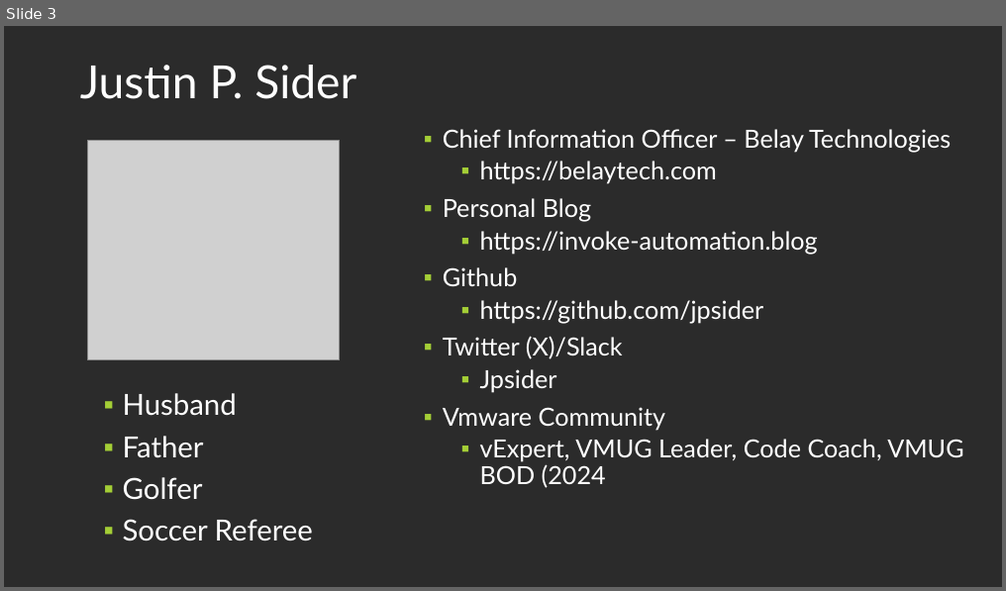
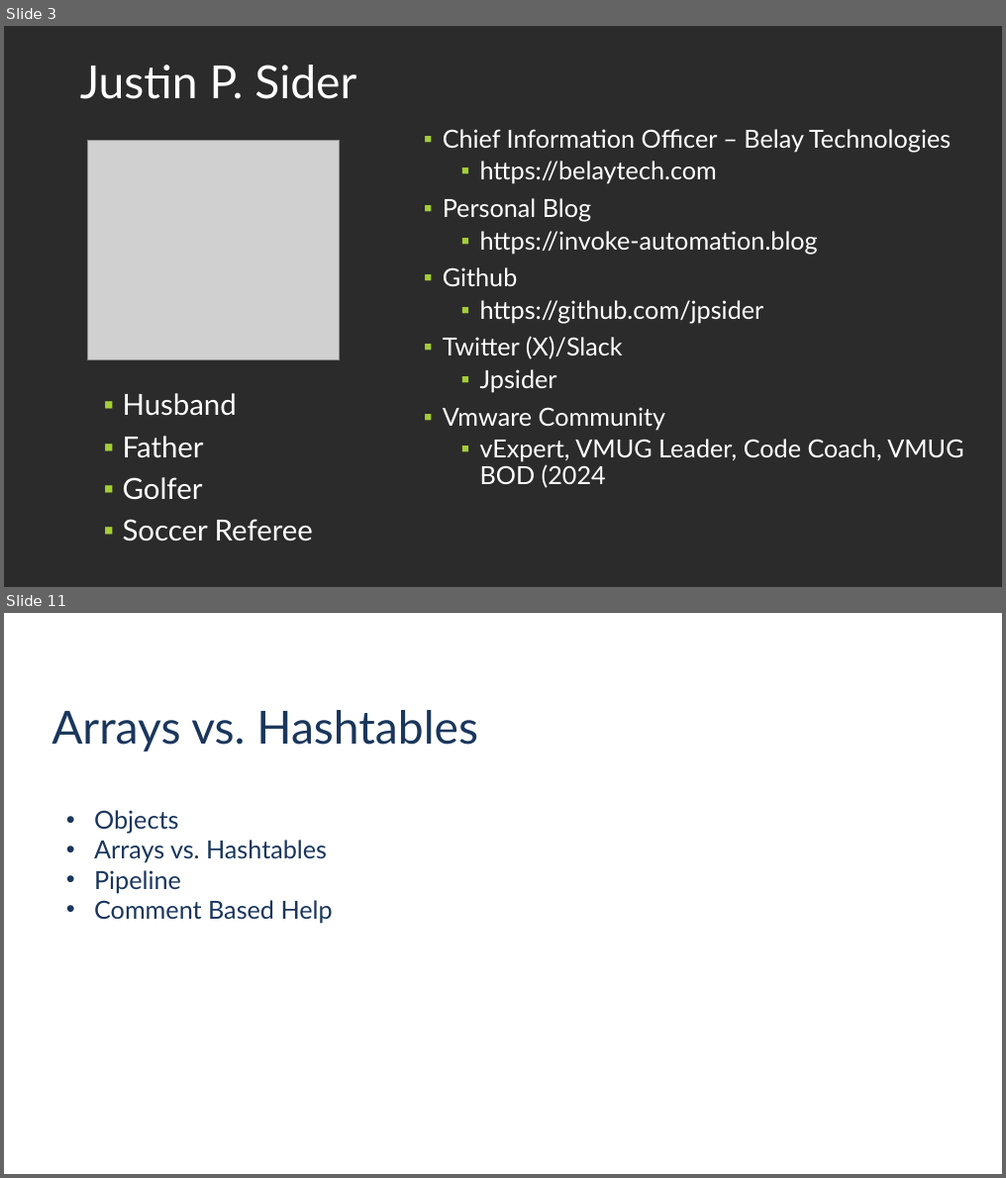
Before and after one commit to jpsider/Invoke-Automation, a slide deck: Powercli/PDX_VMUG_2023/UserCon-PPT-2023.pptx. Shown one above the other, each under a label of ours: slide 3 before the commit, slides 3 and 11 after it; the slides between them are not shown. The pictures are 1006x591 and 1006x1178 pixels, drawn with LibreOffice and Linux fonts; fonts in the diff are those of the drawing; grey boxes stand for pictures; background and template pictures are left out; a plain dark background stands for a picture behind light text. Boxes give left, top, right and bottom in pixels: in the first picture for what was removed or moved away, otherwise in the second. Text is boxed around its words. In the diff, an @@ line names an element or a change of style, - is before the commit and + after.

```diff
--- a/Powercli/PDX_VMUG_2023/UserCon-PPT-2023.pptx
+++ b/Powercli/PDX_VMUG_2023/UserCon-PPT-2023.pptx
@@ slide 11 added at (x1=4, y1=613, x2=1002, y2=1174), background picture (left out) @@
@@ title added at (x1=52, y1=710, x2=478, y2=752), 44 pt, text #1A365C @@
+Arrays vs. Hashtables
@@ text added at (x1=94, y1=810, x2=333, y2=923), 24 pt, text #1A365C @@
+• Objects
+• Arrays vs. Hashtables
+• Pipeline
+• Comment Based Help
```
Also in this commit, not shown: 1 slide changed, 11 other slides added, 4 slides removed, 1 other file.
